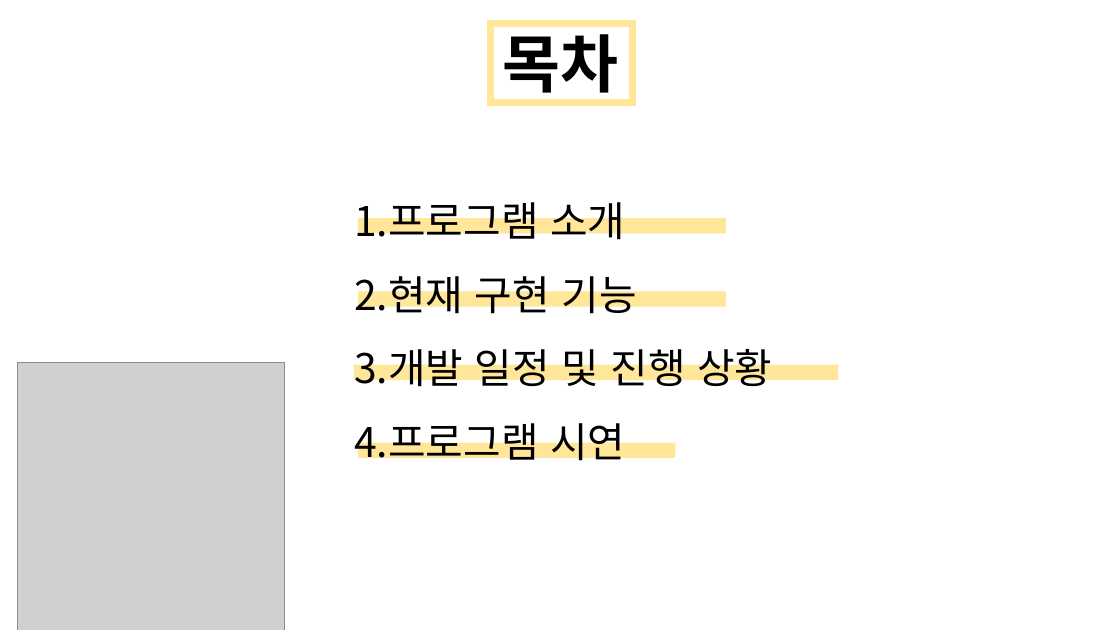
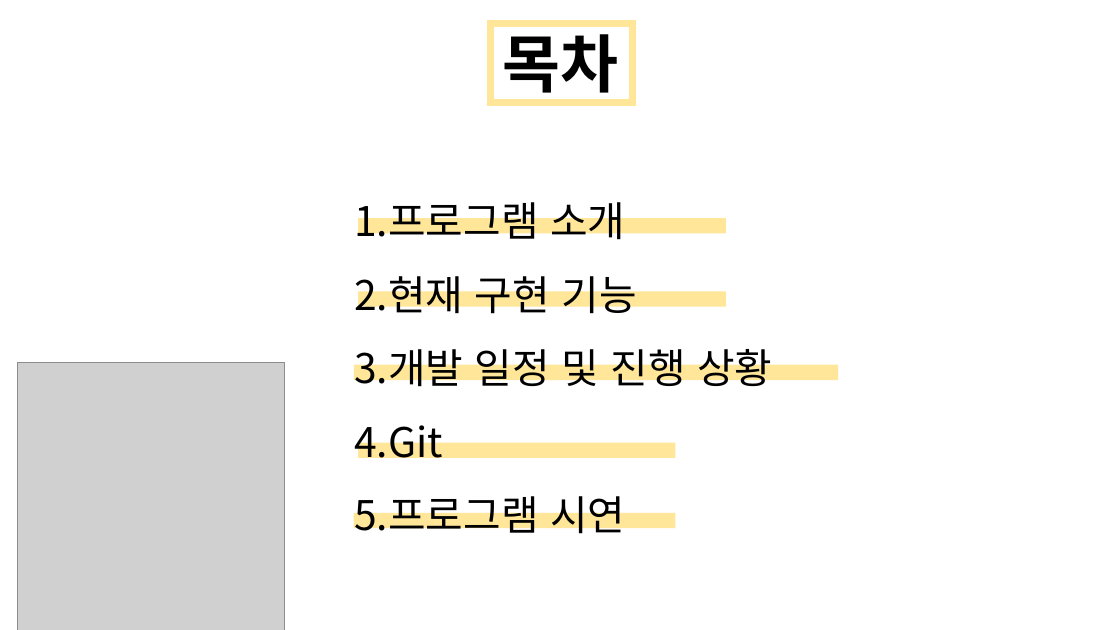
Before and after one commit to jjangsu/-, a slide deck: slide 2 of RestArea/최종발표.pptx. Drawn at 1120x630 pixels with LibreOffice and Linux fonts; fonts in the diff are those of the drawing; grey boxes stand for pictures. Boxes give left, top, right and bottom in pixels: in the first picture for what was removed or moved away, otherwise in the second. Text is boxed around its words. In the diff, an @@ line names an element or a change of style, - is before the commit and + after.

```diff
--- a/RestArea/최종발표.pptx
+++ b/RestArea/최종발표.pptx
@@ text at [354,425,443,458]: paragraph added @@
+4. Git
@@ rectangle added at [354,513,676,528], fill #FFE699 @@
```
Also in this commit, not shown: 24 other files.
